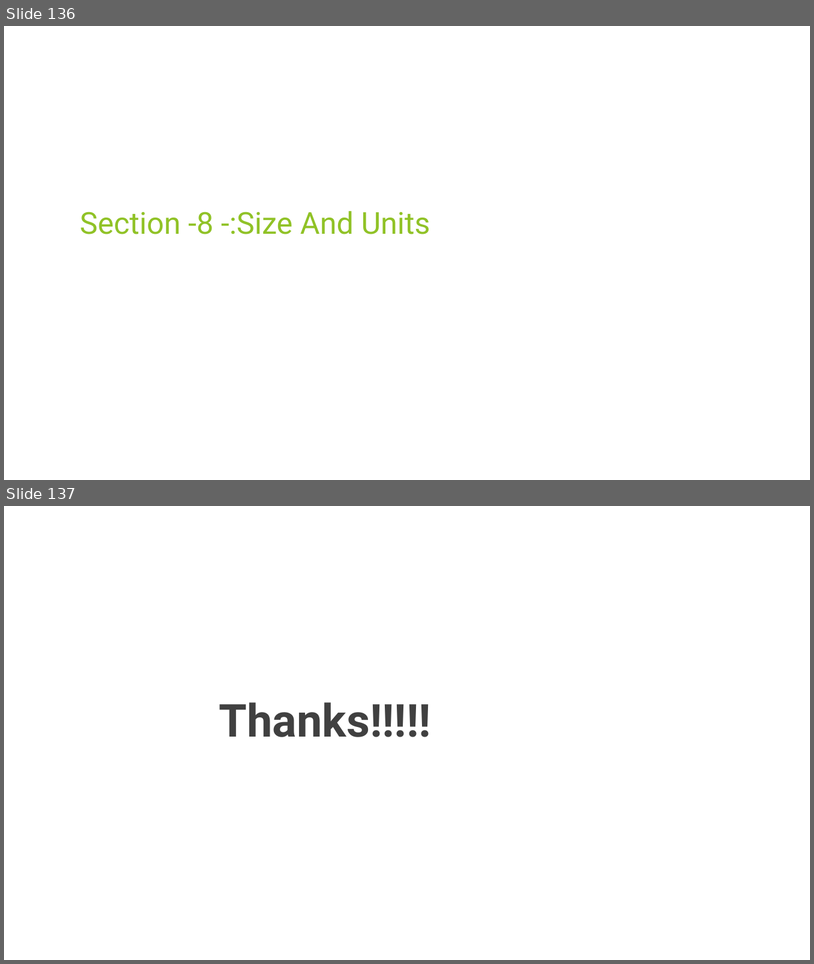
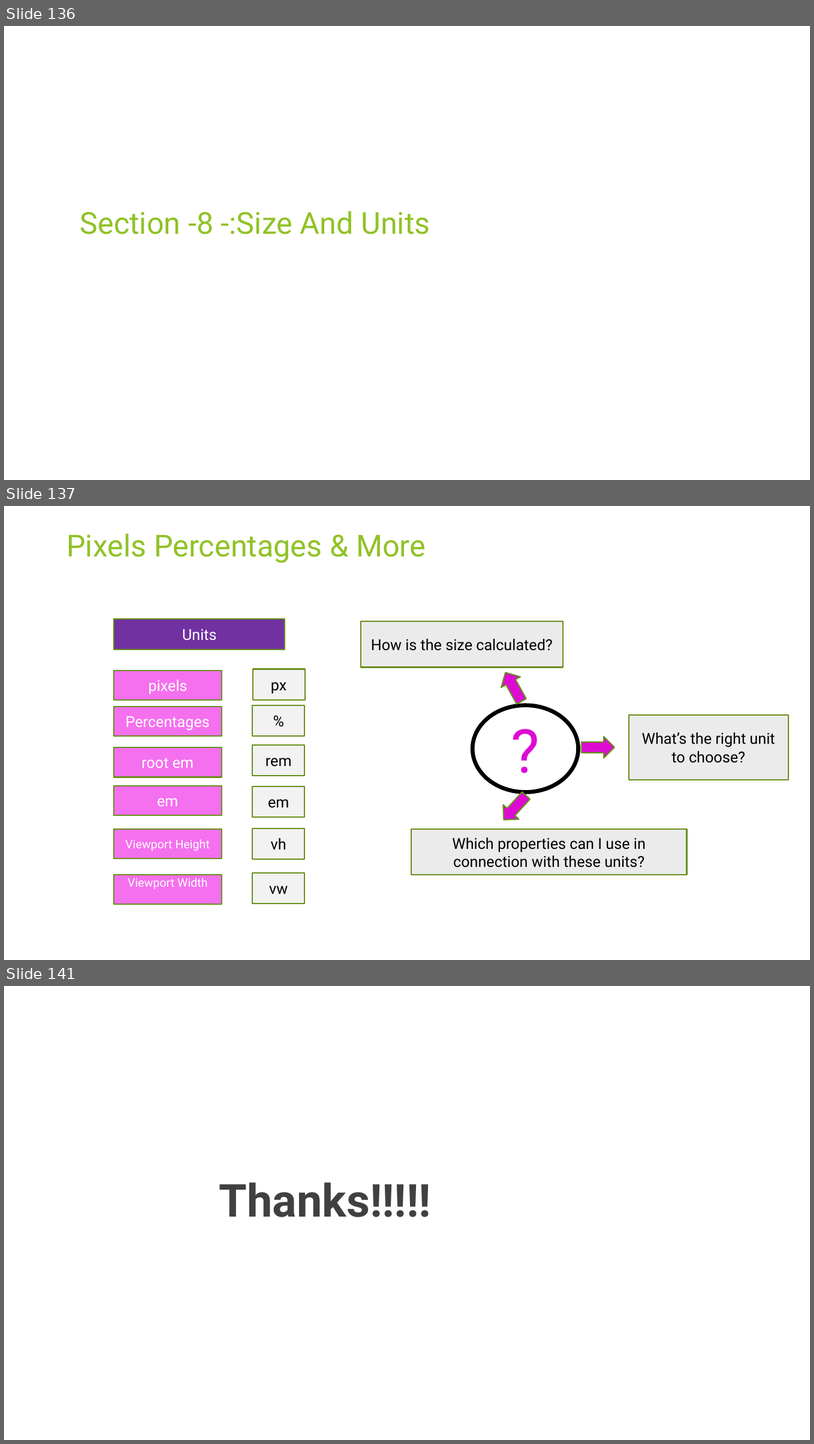
Before and after one commit to rudhrainfogain/CSS, a slide deck: PPT/Css-v8.pptx. Shown one above the other, each under a label of ours: slides 136 and 137 before the commit, slides 136, 137 and 141 after it; the slides between them are not shown. The pictures are 814x964 and 814x1444 pixels, drawn with LibreOffice and Linux fonts; fonts in the diff are those of the drawing. Boxes give left, top, right and bottom in pixels: in the first picture for what was removed or moved away, otherwise in the second. Text is boxed around its words. In the diff, an @@ line names an element or a change of style, - is before the commit and + after.

```diff
--- a/PPT/Css-v8.pptx
+++ b/PPT/Css-v8.pptx
@@ slide 137 added at [4, 506, 810, 960], background #FFFFFF @@
@@ title added at [66, 534, 426, 563], 36 pt, text #90C226 @@
+Pixels Percentages & More
@@ rectangle added at [114, 619, 285, 649], fill #7131A1, outline #6B901C 1.5 pt, 18 pt, text #FFFFFF @@
+Units
@@ rectangle added at [361, 622, 564, 667], fill #EBEBEB, outline #6B901C 1.5 pt, 18 pt, text #000000 @@
+How is the size calculated?
@@ left arrow added at [497, 667, 531, 706], fill #DE0AD4, outline #6B901C 1.5 pt @@
@@ rectangle added at [114, 670, 222, 700], fill #F470EE, outline #6B901C 1.5 pt, 18 pt, text #FFFFFF @@
+pixels
@@ rectangle added at [252, 669, 305, 700], fill #F2F2F2, outline #6B901C 1.5 pt, 18 pt, text #000000 @@
+px
@@ rectangle added at [113, 706, 221, 736], fill #F470EE, outline #6B901C 1.5 pt, 18 pt, text #FFFFFF @@
+Percentages
@@ rectangle added at [252, 705, 305, 736], fill #F2F2F2, outline #6B901C 1.5 pt, 18 pt, text #000000 @@
+%
@@ ellipse added at [473, 705, 579, 792], fill #FFFFFF, outline #000000 4.75 pt, 72 pt, text #DE0AD4 @@
+?
@@ rectangle added at [630, 715, 789, 780], fill #EBEBEB, outline #6B901C 1.5 pt, 18 pt, text #000000 @@
+What’s the right unit to choose?
@@ left arrow added at [582, 736, 614, 757], fill #DE0AD4, outline #6B901C 1.5 pt @@
@@ rectangle added at [113, 747, 221, 777], fill #F470EE, outline #6B901C 1.5 pt, 18 pt, text #FFFFFF @@
+root em
@@ rectangle added at [252, 745, 305, 776], fill #F2F2F2, outline #6B901C 1.5 pt, 18 pt, text #000000 @@
+rem
@@ rectangle added at [113, 786, 221, 815], fill #F470EE, outline #6B901C 1.5 pt, 18 pt, text #FFFFFF @@
+em
@@ rectangle added at [252, 786, 305, 817], fill #F2F2F2, outline #6B901C 1.5 pt, 18 pt, text #000000 @@
+em
@@ left arrow added at [497, 789, 534, 827], fill #DE0AD4, outline #6B901C 1.5 pt @@
@@ rectangle added at [113, 829, 221, 859], fill #F470EE, outline #6B901C 1.5 pt, 14 pt, text #FFFFFF @@
+Viewport Height
@@ rectangle added at [252, 828, 305, 859], fill #F2F2F2, outline #6B901C 1.5 pt, 18 pt, text #000000 @@
+vh
@@ rectangle added at [412, 829, 687, 875], fill #EBEBEB, outline #6B901C 1.5 pt, 18 pt, text #000000 @@
+Which properties can I use in connection with these units?
@@ rectangle added at [114, 874, 222, 904], fill #F470EE, outline #6B901C 1.5 pt, 14 pt, text #FFFFFF @@
+Viewport Width
@@ rectangle added at [252, 873, 305, 903], fill #F2F2F2, outline #6B901C 1.5 pt, 18 pt, text #000000 @@
+vw
@@ what was slide 137 is now slide 141 @@
```
Also in this commit, not shown: 3 other slides added.
